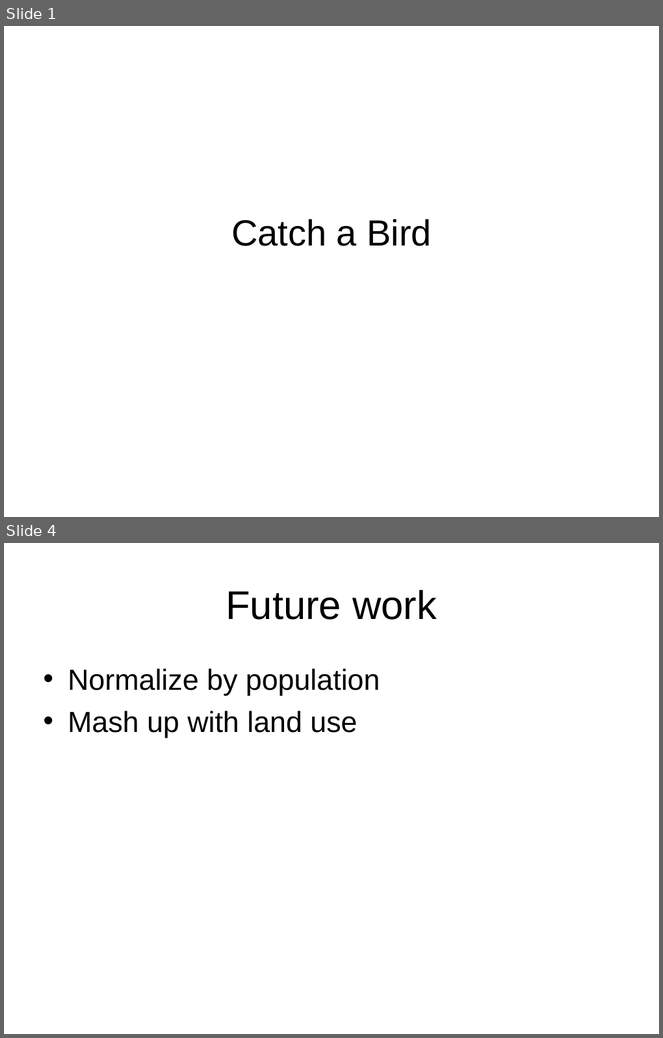
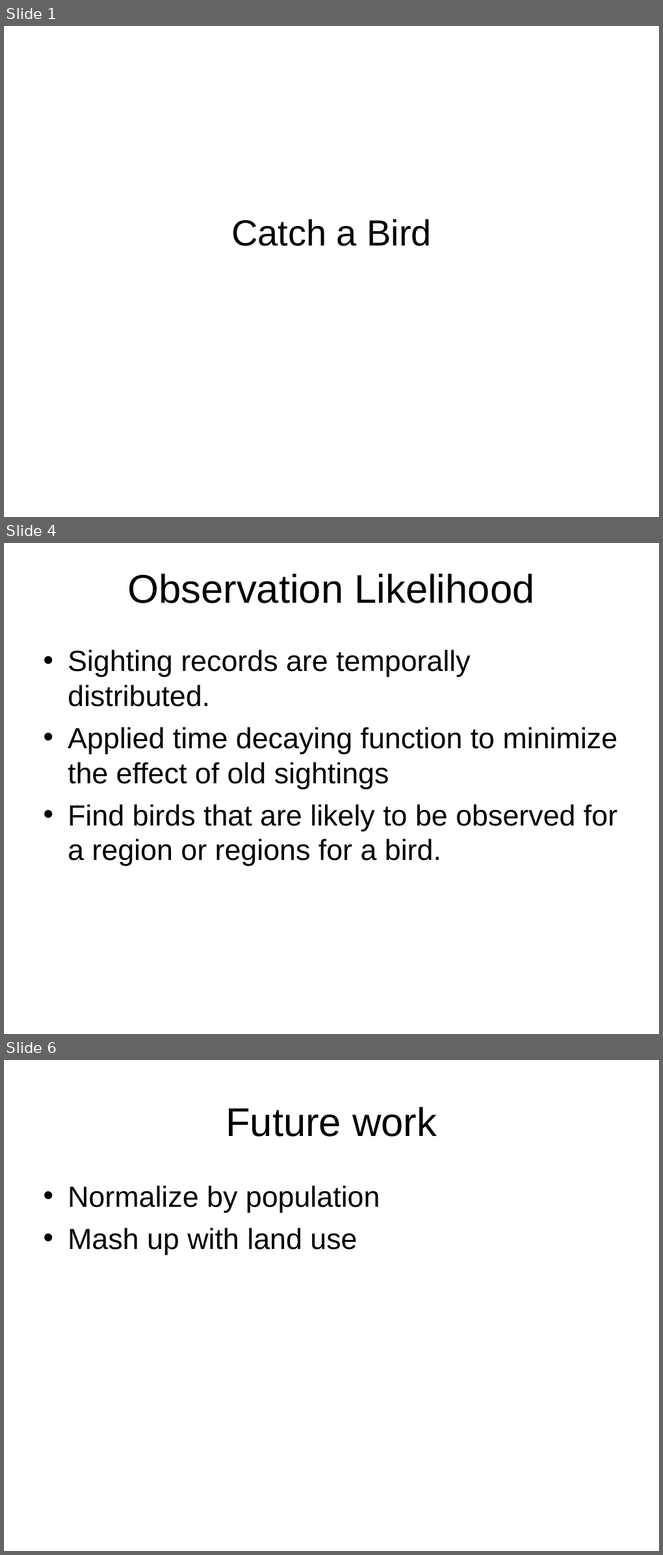
Before and after one commit to madhuracj/CatchABird, a slide deck: 1094.ppt. Shown one above the other, each under a label of ours: slides 1 and 4 before the commit, slides 1, 4 and 6 after it; the slides between them are not shown. The pictures are 663x1038 and 663x1555 pixels, drawn with LibreOffice and Linux fonts; fonts in the diff are those of the drawing; background and template pictures are left out. Boxes give left, top, right and bottom in pixels: in the first picture for what was removed or moved away, otherwise in the second. Text is boxed around its words. In the diff, an @@ line names an element or a change of style, - is before the commit and + after.

Commit message:
Update ppt

```diff
--- a/1094.ppt
+++ b/1094.ppt
@@ slide 4 added at [4,543,659,1034], background picture (left out) @@
@@ title added at [128,574,534,603], 44 pt, text #000000 @@
+Observation Likelihood
@@ text added at [68,650,618,866], 32 pt, text #000000 @@
+• Sighting records are temporally distributed.
+• Applied time decaying function to minimize the effect of old sightings
+• Find birds that are likely to be observed for a region or regions for a bird.
@@ what was slide 4 is now slide 6 @@
```
Also in this commit, not shown: 2 slides changed, 1 other slide added.
